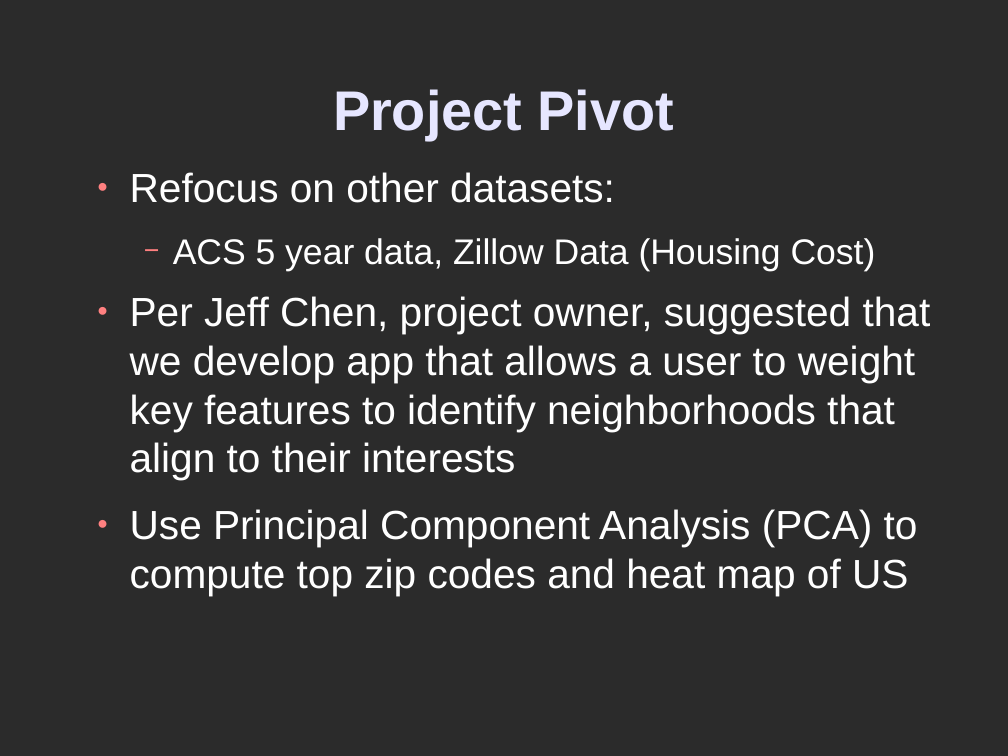
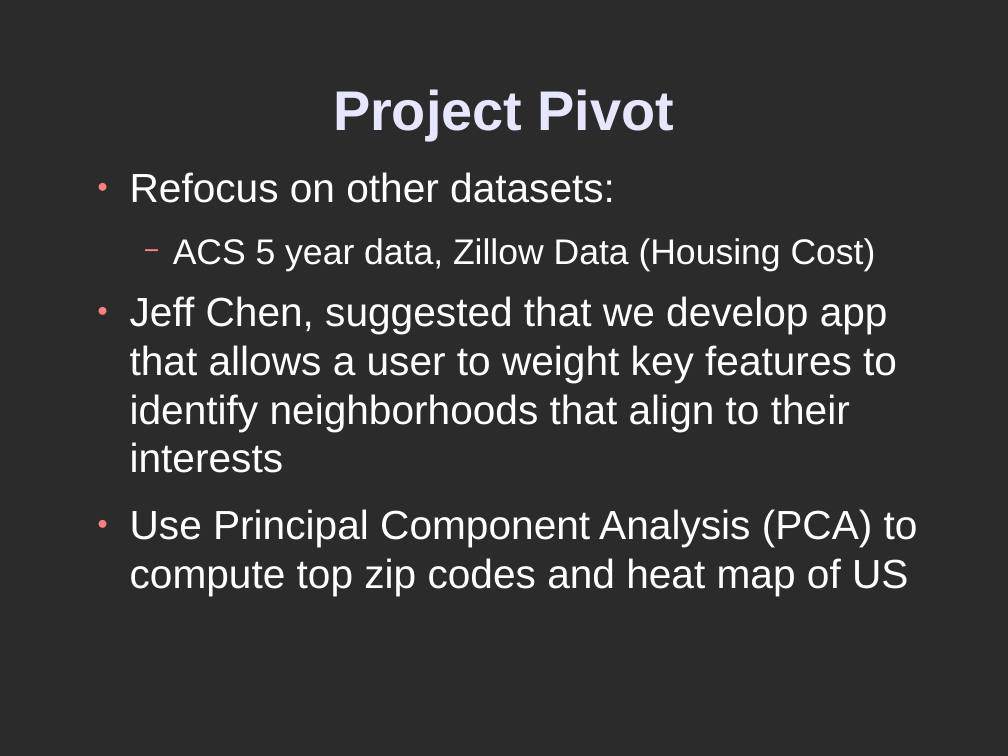
Before and after one commit to DistrictDataLabs/03-censusables, a slide deck: slide 10 of PitchFest/CensusablsPresentation.odp. Drawn at 1008x756 pixels with LibreOffice and Linux fonts; fonts in the diff are those of the drawing; background and template pictures are left out; a plain dark background stands for a picture behind light text. Boxes give left, top, right and bottom in pixels: in the first picture for what was removed or moved away, otherwise in the second. Text is boxed around its words. In the diff, an @@ line names an element or a change of style, - is before the commit and + after.

```diff
--- a/PitchFest/CensusablsPresentation.odp
+++ b/PitchFest/CensusablsPresentation.odp
@@ text at (x1=130, y1=296, x2=897, y2=473): text changed @@
-● Per Jeff Chen, project owner, suggested that we develop app that allows a user to weight key features to identify neighborhoods that align to their interests
+● Jeff Chen, suggested that we develop app that allows a user to weight key features to identify neighborhoods that align to their interests
```
Also in this commit, not shown: 1 other file.
